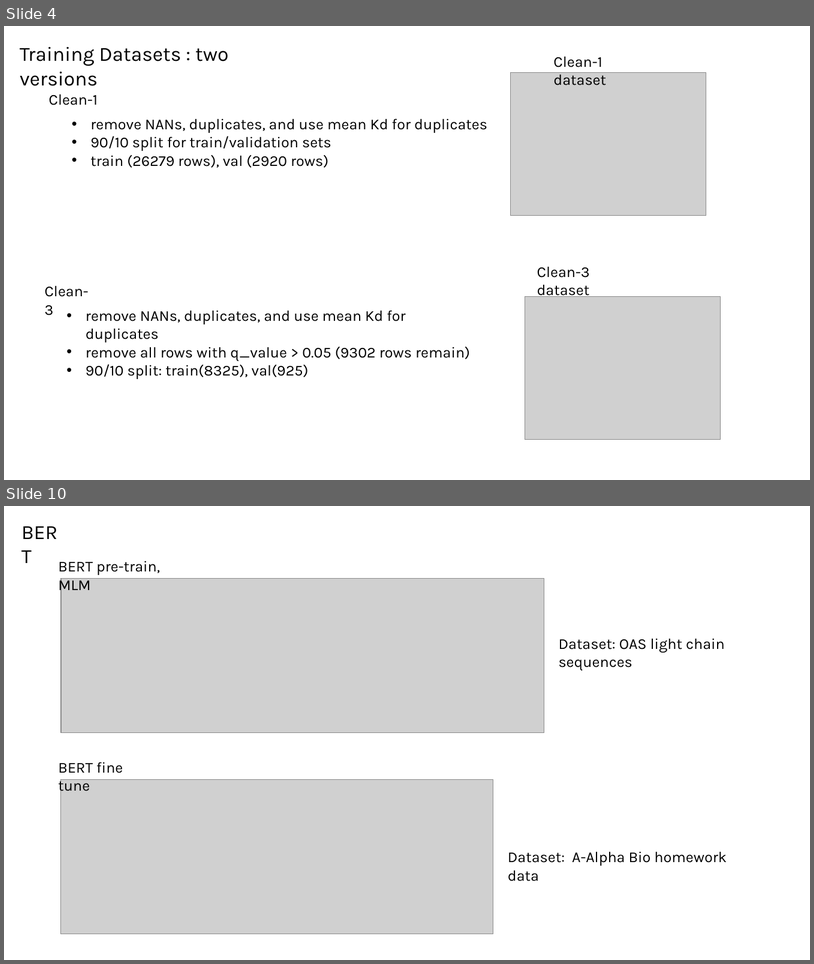
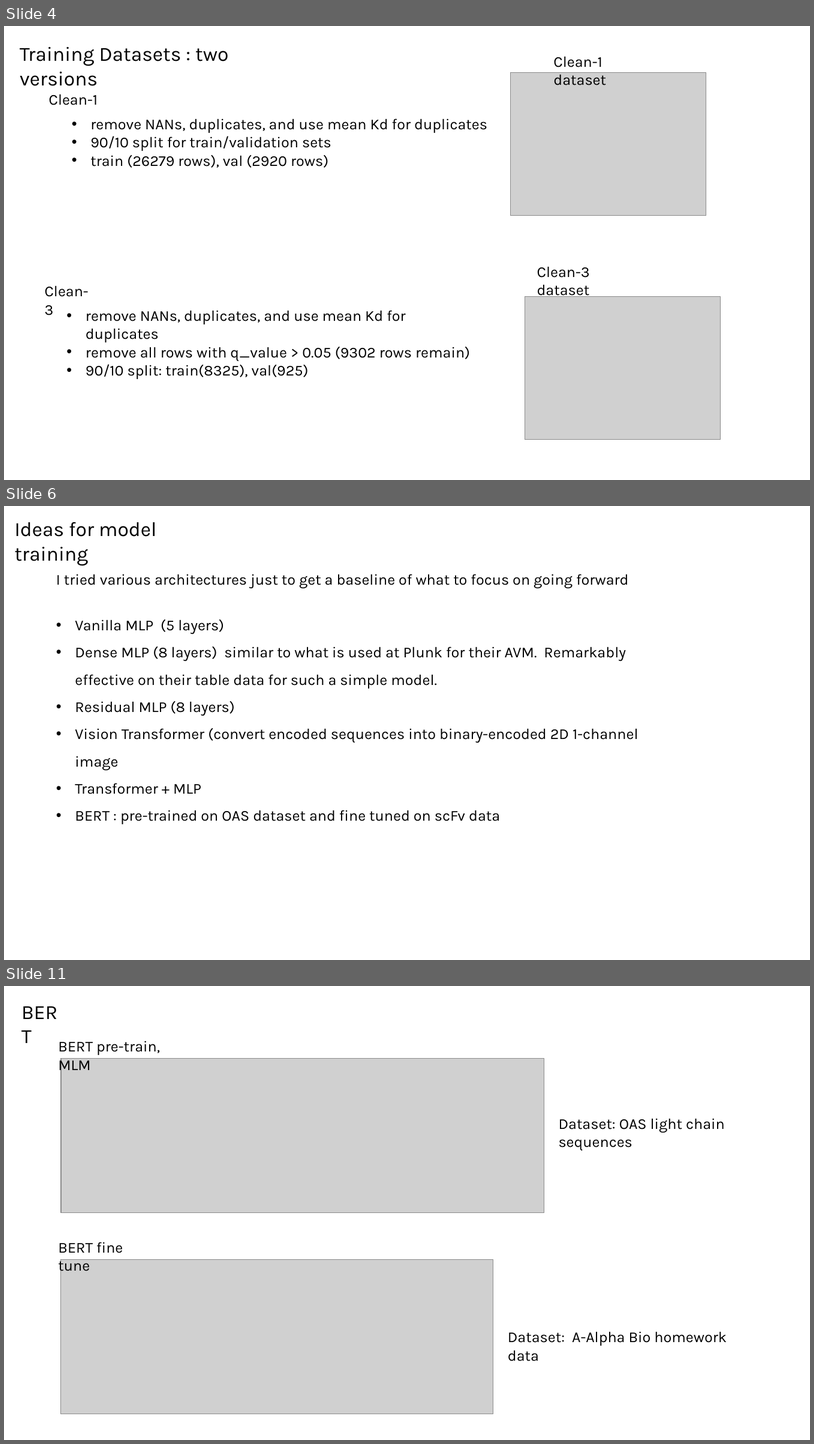
Before and after one commit to planaria158/BERT-antibody-antigen-binding-energy, a slide deck: Homework-aAlphaBio.pptx. Shown one above the other, each under a label of ours: slides 4 and 10 before the commit, slides 4, 6 and 11 after it; the slides between them are not shown. The pictures are 814x964 and 814x1444 pixels, drawn with LibreOffice and Linux fonts; fonts in the diff are those of the drawing; grey boxes stand for pictures. Boxes give left, top, right and bottom in pixels: in the first picture for what was removed or moved away, otherwise in the second. Text is boxed around its words. In the diff, an @@ line names an element or a change of style, - is before the commit and + after.

```diff
--- a/Homework-aAlphaBio.pptx
+++ b/Homework-aAlphaBio.pptx
@@ slide 6 added at bbox=[4, 506, 810, 960], background #FFFFFF @@
@@ text added at bbox=[15, 522, 156, 565], 24 pt, text #000000 @@
+Ideas for model training
@@ text added at bbox=[56, 574, 639, 824], 18 pt, text #000000 @@
+I tried various architectures just to get a baseline of what to focus on going forward
+• Vanilla MLP (5 layers)
+• Dense MLP (8 layers) similar to what is used at Plunk for their AVM. Remarkably effective on their table data for such a simple model.
+• Residual MLP (8 layers)
+• Vision Transformer (convert encoded sequences into binary-encoded 2D 1-channel image
+• Transformer + MLP
+• BERT : pre-trained on OAS dataset and fine tuned on scFv data
@@ what was slide 10 is now slide 11 @@
```
Also in this commit, not shown: 8 slides changed, 4 other slides added.
